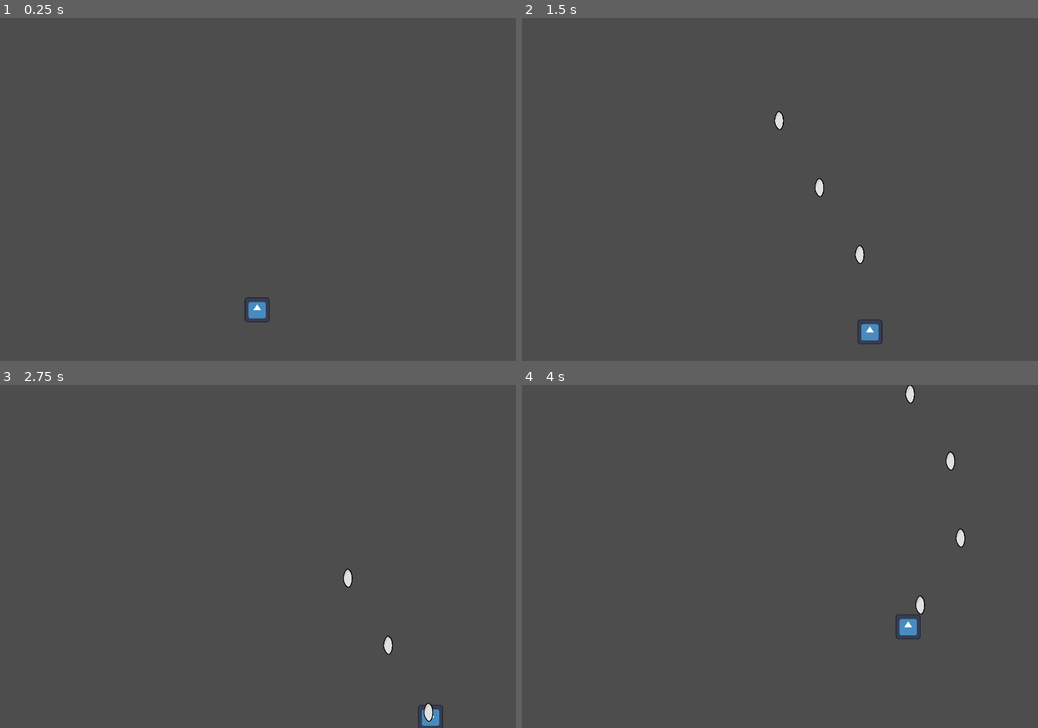
Above: before the commit, frames 1-4 (two rows, left to right).
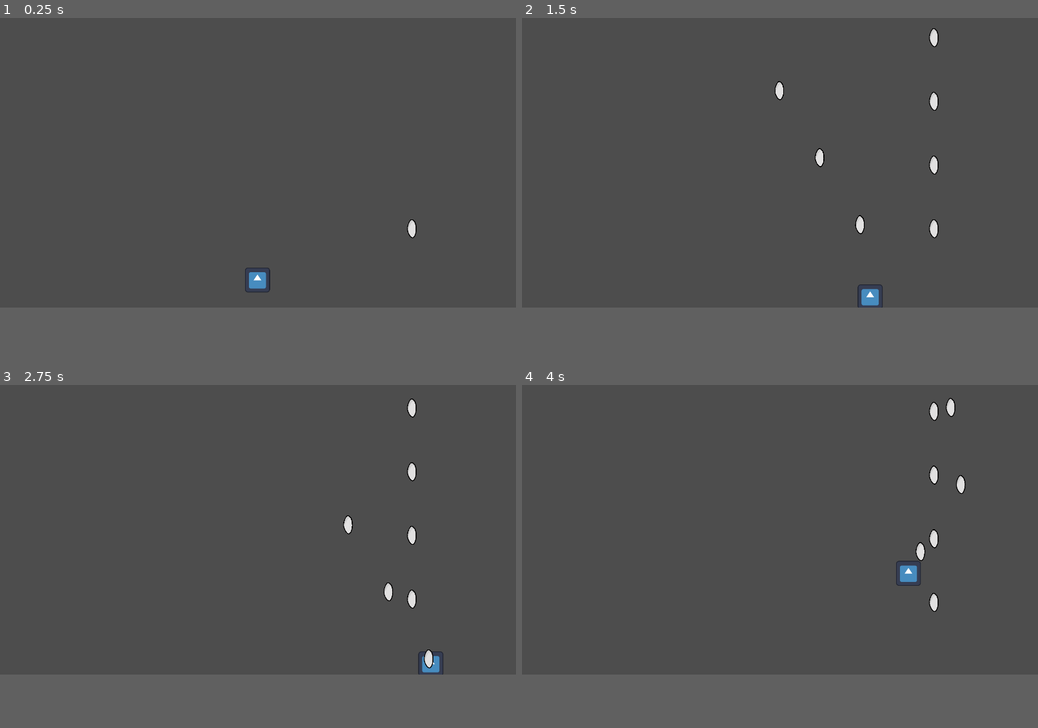
Above: after the commit, the same moments.

Repository: kaito002/bullet-hell-5
Game: Godot game, scene res://scenes/main.tscn
Two runs of this game, one before a commit and one after it. Both use one fixed random seed, a clock stepped at 60 frames per second and the inputs below. The engine's default icon, where the game draws it, is replaced by a stand-in: a white triangle on a blue panel in a dark square.
Inputs:
- Up to frame 1 (0.25 s): no input
- Up to frame 2 (1.5 s): hold D (right) 0.53-1.28 s; hold Space (fire) 0.53-1.28 s; hold S (down) from 1.28 s (still down); tap Space (fire) at 1.35 s
- Up to frame 3 (2.75 s): release S (down) at 2.03 s; hold D (right) from 2.03 s (still down); hold Space (fire) from 2.03 s (still down)
- Up to frame 4 (4 s): release D (right) at 2.78 s; release Space (fire) at 2.78 s; hold W (up) 2.78-3.53 s; tap Space (fire) at 2.85 s; hold A (left) from 3.53 s (still down); hold Space (fire) from 3.53 s (still down)
In our replay, the window is 800x533 before the commit and 800x450 after it. These sizes can differ from the game's own. Grey fills any space a smaller window leaves; there, only what the larger window draws over its background counts as a difference.

The runs differ from the first frame. In frame 1, 0.5% of the frame differs, in the area x 47-81%, y 58-89%; in frame 2, 1.2%; in frame 3, 1.1%; in frame 4, 1.3%, in the area x 72-86%, y 0-75%.

Commit message:
setup 1080p screen and added bullet spawner

Diff:
--- a/project.godot
+++ b/project.godot
@@ -18,7 +18,7 @@
 [display]
 
 window/size/viewport_width=1920
-window/size/viewport_height=1280
+window/size/viewport_height=1080
 window/size/always_on_top=true
 window/stretch/mode="viewport"
 
--- /dev/null
+++ b/scenes/enemies/spawner.gd
@@ -0,0 +1,25 @@
+extends Node2D
+
+@export var fire_rate: float = 1.0
+var debounce: Timer
+@onready var weapon = $weapon
+
+func _ready():
+	debounce = Timer.new()
+	get_node(".").add_child(debounce, true)
+	debounce.wait_time = fire_rate
+	debounce.timeout.connect(_on_debounce_timeout)
+	fire()
+
+func fire():
+	if is_on_cooldown(): return
+	debounce.start()
+
+	weapon.fire()
+
+func is_on_cooldown():
+	return !debounce.is_stopped()
+
+func _on_debounce_timeout():
+	debounce.stop()
+	fire()
--- a/scenes/main.tscn
+++ b/scenes/main.tscn
@@ -1,10 +1,11 @@
-[gd_scene load_steps=8 format=3 uid="uid://cy8yxfuap688r"]
+[gd_scene load_steps=9 format=3 uid="uid://cy8yxfuap688r"]
 
 [ext_resource type="PackedScene" uid="uid://crlrot03hgdlh" path="res://scenes/player/player.tscn" id="1_0ntqu"]
 [ext_resource type="PackedScene" uid="uid://cvris3exu6m66" path="res://scenes/player/player_controller.tscn" id="2_r0r3j"]
 [ext_resource type="PackedScene" uid="uid://dnhti2qkhw45m" path="res://scenes/weapons/weapon.tscn" id="3_wy0nk"]
 [ext_resource type="PackedScene" uid="uid://tlhnks1d8vwq" path="res://scenes/weapons/bullet.tscn" id="4_13t6y"]
 [ext_resource type="Script" path="res://scripts/dead_zone.gd" id="5_oey0e"]
+[ext_resource type="Script" path="res://scenes/enemies/spawner.gd" id="6_ic8bt"]
 
 [sub_resource type="WorldBoundaryShape2D" id="WorldBoundaryShape2D_u4h1g"]
 distance = -4.0
@@ -14,7 +15,7 @@
 [node name="Main" type="Node2D"]
 
 [node name="player" parent="." instance=ExtResource("1_0ntqu")]
-position = Vector2(957, 1089)
+position = Vector2(958, 977)
 speed = 450.0
 
 [node name="player_controller" parent="player" instance=ExtResource("2_r0r3j")]
@@ -23,14 +24,30 @@
 bullet_scene = ExtResource("4_13t6y")
 
 [node name="dead_zone" type="Area2D" parent="."]
-position = Vector2(942, -442)
-rotation = -3.13722
 collision_layer = 32768
 collision_mask = 8
 script = ExtResource("5_oey0e")
 
-[node name="CollisionShape2D" type="CollisionShape2D" parent="dead_zone"]
-position = Vector2(3, 5)
+[node name="up" type="CollisionShape2D" parent="dead_zone"]
+position = Vector2(0, -450)
+rotation = 3.14159
+shape = SubResource("WorldBoundaryShape2D_u4h1g")
+debug_color = Color(0.95993, 1.27775e-06, 0.518882, 0.42)
+
+[node name="left" type="CollisionShape2D" parent="dead_zone"]
+position = Vector2(-450, 0)
+rotation = 1.5708
+shape = SubResource("WorldBoundaryShape2D_u4h1g")
+debug_color = Color(0.95993, 1.27775e-06, 0.518882, 0.42)
+
+[node name="right" type="CollisionShape2D" parent="dead_zone"]
+position = Vector2(2370, -2)
+rotation = -1.5708
+shape = SubResource("WorldBoundaryShape2D_u4h1g")
+debug_color = Color(0.95993, 1.27775e-06, 0.518882, 0.42)
+
+[node name="down" type="CollisionShape2D" parent="dead_zone"]
+position = Vector2(0, 1530)
 shape = SubResource("WorldBoundaryShape2D_u4h1g")
 debug_color = Color(0.95993, 1.27775e-06, 0.518882, 0.42)
 
@@ -58,9 +75,17 @@
 shape = SubResource("WorldBoundaryShape2D_1go6b")
 
 [node name="down" type="StaticBody2D" parent="boundaries"]
-position = Vector2(960, 1280)
+position = Vector2(960, 1080)
 
 [node name="CollisionShape2D" type="CollisionShape2D" parent="boundaries/down"]
 shape = SubResource("WorldBoundaryShape2D_1go6b")
 
+[node name="spawner" type="Node2D" parent="."]
+position = Vector2(1533, 967)
+script = ExtResource("6_ic8bt")
+fire_rate = 0.01
+
+[node name="weapon" parent="spawner" instance=ExtResource("3_wy0nk")]
+bullet_scene = ExtResource("4_13t6y")
+
 [connection signal="area_entered" from="dead_zone" to="dead_zone" method="_on_area_entered"]
